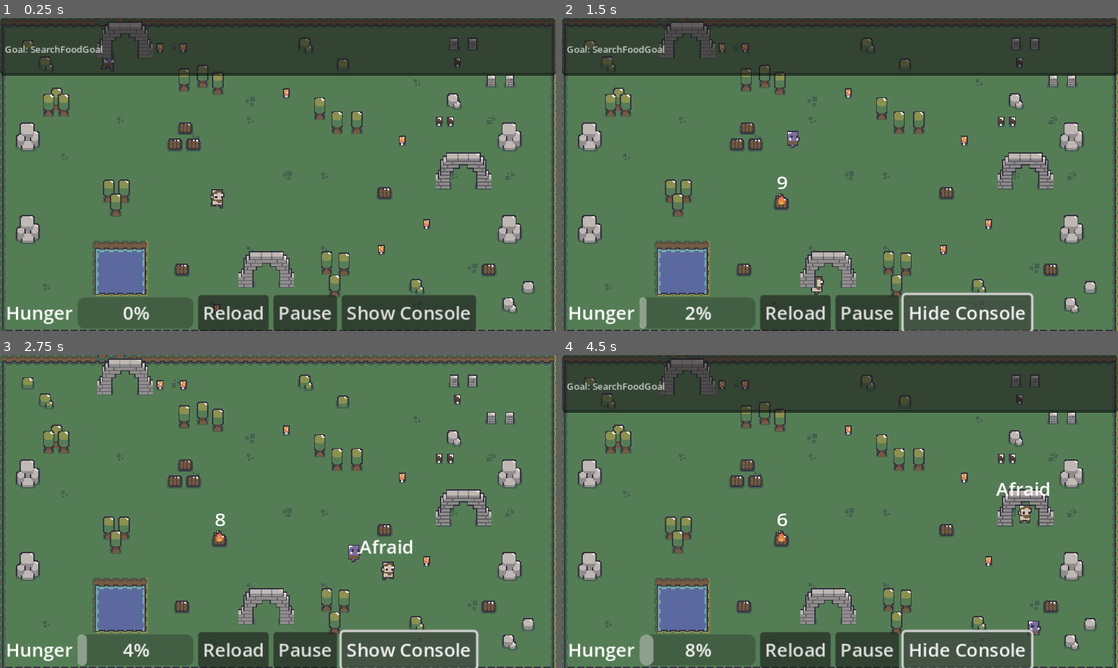
Above: before the commit, frames 1-4 (two rows, left to right).
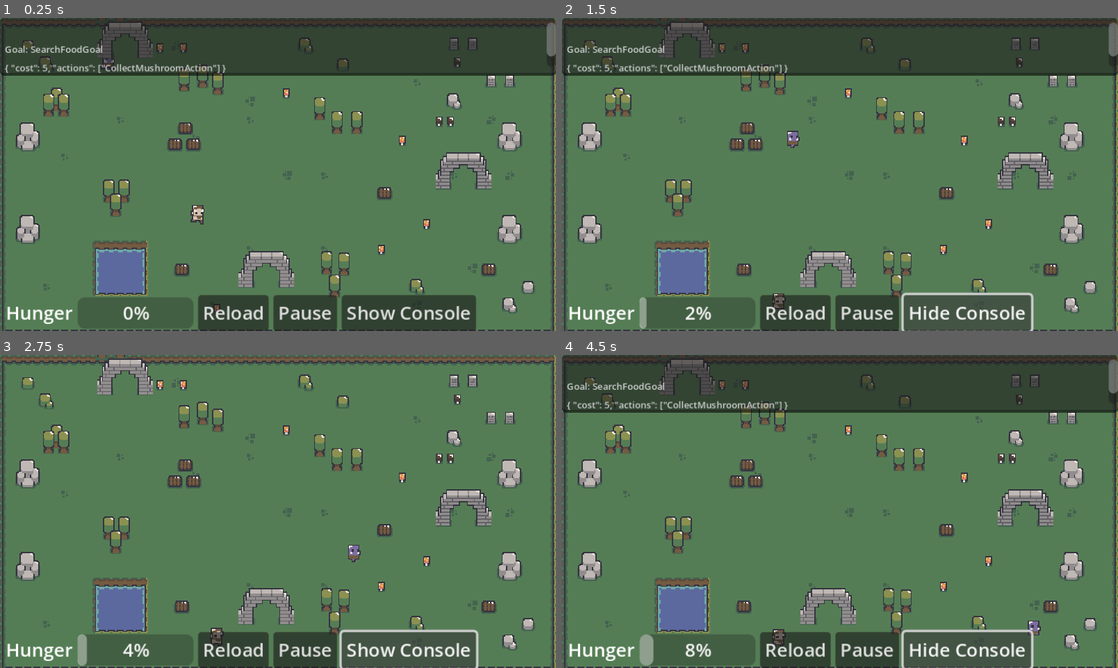
Above: after the commit, the same moments.

Repository: scagliolaluca/Godot2DGoalOrientedActionPlanning
Game: Godot game, scene res://scenes/main.tscn
Same seed, same stepped clock (60 frames per second), same inputs: the game is played once before the commit and once after it.
Inputs:
- Up to frame 1 (0.25 s): no input
- Up to frame 2 (1.5 s): click "Show Console" at 0.5 s; click "Show Console" at 1.25 s
- Up to frame 3 (2.75 s): click "Hide Console" at 2 s
- Up to frame 4 (4.5 s): click "Show Console" at 2.75 s; click "Hide Console" at 3.5 s; tap Enter at 4.25 s

The runs differ from the first frame. In frame 1, 0.9% of the frame differs, in the area x 0-100%, y 1-66%; in frame 2, 1.0%; in frame 3, 0.7%; in frame 4, 1.2%, in the area x 0-100%, y 1-94%.

Commit message:
first working action planner

Diff:
--- a/goap/action_planner.gd
+++ b/goap/action_planner.gd
@@ -1,4 +1,4 @@
-#
+
 # The Planner. GOAP's heart.
 #
 extends Node
@@ -7,7 +7,16 @@
 
 var _actions: Array
 
+#
+# class to store plans
+#
+class Plan:
+	var actions
+	var cost
 
+	func _init(_actions, _cost):
+		actions = _actions
+		cost = _cost
 #
 # Set actions available for planning.
 # This can be changed in runtime for more dynamic options.
@@ -24,12 +33,11 @@
 	print("Goal: %s" % goal.get_clazz())
 	WorldState.console_message("Goal: %s" % goal.get_clazz())
 	#get the desired goal and find the best plan to achieve it
-	#var desired_state = goal.get_desired_state().duplicate()
-	#if there is no desired state we can't find a plan to achieve it so retun empty array
-	#if desired_state.is_empty():
-	#	return []
-	#return _find_best_plan(goal, desired_state, blackboard)
-	return[_actions[4], _actions[3], _actions[3], _actions[1], _actions[2]]
+	var desired_state = goal.get_desired_state().duplicate()
+	#If there is no desired state we can't find a plan to achieve it so retun empty array
+	if desired_state.is_empty():
+		return []
+	return _find_best_plan(goal, desired_state, blackboard)
 
 
 #
@@ -37,16 +45,16 @@
 # _get_cheapest_plan to calculate the best overall plan.
 #
 func _find_best_plan(goal, desired_state, blackboard):
-	#object can be changed in function (like a pointer), so you can only return bool in _build_plans
+	#dictionary can be changed in function (like a pointer), so you can only return bool in _build_plans
 
 	var tree = {
 			"children": [],
-			"desired_states": desired_state
+			"desired_states": desired_state,
 		}
-	#tree.graph.add_node("root")
 	if _build_plans(tree, blackboard):
 		return _get_cheapest_plan(_transform_tree_into_array(tree, blackboard))
 	else:
+		WorldState.console_message({"Warning": "No plan found"})
 		return []
 
 
@@ -58,11 +66,12 @@
 func _get_cheapest_plan(plans):
 	#cycle through all plans and compare costs
 	var cheapest_plan = plans[0]
+	_print_plan(plans[0])
 	for i in range(1, plans.size()):
 		_print_plan(plans[i])
 		if plans[i].cost < cheapest_plan.cost:
 			cheapest_plan = plans[i]
-	return cheapest_plan
+	return cheapest_plan.actions
 
 
 
@@ -82,28 +91,55 @@
 # circular dependencies. This is easy to implement though.
 #
 func _build_plans(step, blackboard):
-	#
+	#indicates if a valid plan exist
 	var valid_plan = false
-	#go through all actions and check if they have the d esired effect
-	for desired_state in step.desired_states:
-		for action in _actions:
-			for effect in action.get_effects():
-				if desired_state == effect:
-					#for actions that have the desired effect repeat
-					var preconditions = action.get_preconditions()
-					if preconditions:
-						for precondition in action.get_preconditions():
+	for action in _actions:
+		if action.is_valid():
+			var effects = action.get_effects()
+			for effect in effects:
+				for desired_state in step.desired_states:
+					if {effect: effects[effect]} == {desired_state: step.desired_states[desired_state]}:
+						#neccessary for multible preconditions
+						var conditions = step.desired_states.duplicate()
+						conditions.erase(effect)
+						conditions.merge(action.get_preconditions())
+						if conditions != {}:
 							var next_step ={
 								"action": action,
 								"children": [],
-								"desired_states": action.get_preconditions()
+								"desired_states": conditions
 							}
-							step.children.add(_build_plans(next_step, blackboard))
-					# if there are not preconditions it is the end of the plan
-					else:
-						valid_plan = true
+							step.children.append(_build_plans(next_step, blackboard))
+						else:
+							var final_step ={
+									"action": action,
+									"children": [],
+									"desired_states": {}
+								}
+							step.children.append(final_step)
+							valid_plan = true
 	return valid_plan
 
+#	var valid_plan = false
+#	#go through all actions and check if they have the d esired effect
+#	for desired_state in step.desired_states:
+#		for action in _actions:
+#			for effect in action.get_effects():
+#				if desired_state == effect:
+#					#for actions that have the desired effect repeat
+#					var preconditions = action.get_preconditions()
+#					if preconditions:
+#						for precondition in action.get_preconditions():
+#							var next_step ={
+#								"action": action,
+#								"children": [],
+#								"desired_states": action.get_preconditions()
+#							}
+#							step.children.add(_build_plans(next_step, blackboard))
+#					# if there are not preconditions it is the end of the plan
+#					else:
+#						valid_plan = true
+#	return valid_plan
 
 
 #
@@ -113,17 +149,21 @@
 # Returns list of plans.
 #
 func _transform_tree_into_array(p, blackboard):
+	if p.children == []:
+		# If the node is a leaf, return a list containing an empty path with zero cost
+		return [Plan.new([p.action], p.action.get_cost(blackboard))]
+
 	var plans = []
-
-	if not p.children:
-		plans.append([])
-	else:
-		for child in p.children:
-			var sub_plans = _transform_tree_into_array(child, blackboard)
-			for sub_plan in sub_plans:
-				plans.append([child.action] + sub_plan)
+	for child in p.children:
+		# recursively get the paans of each child node
+		var child_plans = _transform_tree_into_array(child, blackboard)
+		# Combine the plans of the child nodes with the action and cost of the current node
+		for child_plan in child_plans:
+			if "action" in p:
+				child_plan.actions.append(p.action)
+				child_plan.cost += p.action.get_cost(blackboard)
+			plans.append(child_plan)
 	return plans
-
 
 
 #
Not shown: 1 places in scenes/cover.tscn that only renumber resources
Not shown: 1 places in scenes/firepit.tscn that only renumber resources
Not shown: 1 places in scenes/main.tscn that only renumber resources
Not shown: 1 places in scenes/mushroom.tscn that only renumber resources
Not shown: 1 places in scenes/satyr.tscn that only renumber resources
Not shown: 1 places in scenes/tree.tscn that only renumber resources
Not shown: 1 places in scenes/troll.tscn that only renumber resources
Not shown: 1 places in scenes/wood_stock.tscn that only renumber resources
